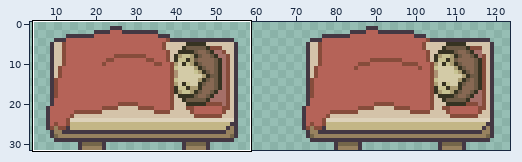
Edited in one commit: pixel-art file (assets/01_characters/03_pnjs/sleepingChild-sheet.aseprite). The first picture is a wide view before the edit; the outline marks the close-up.
Close-up. The starting point:
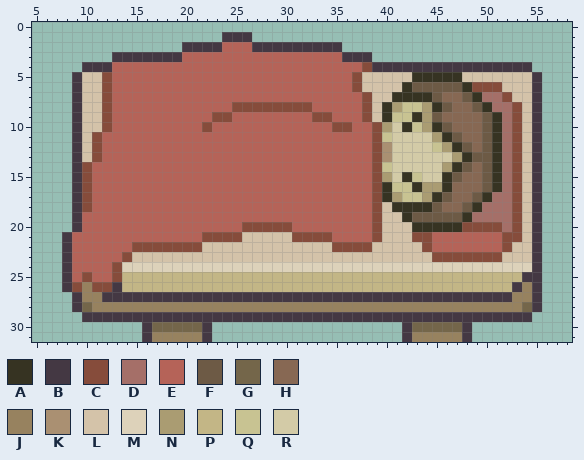
128x32 pixels, 1 frame. Shown: x 5..58, y 0..31. The wide view leaves out empty margins. The commit also changed other parts of the picture, which this record leaves out.
Palette (. is transparent): A #363322  B #443843  C #864c3b  D #a56f68  E #b56358  F #6d5a45  G #74664a  H #876853  J #97825f  K #aa9072  L #d4c3a9  M #ddd2ba  N #aa9c72  P #c3b686  Q #c8c392  R #d3cba7
Pixels before, first column x 8:
 1 ................BBB.............................
 2 ............BBBBEEEBBBBBBBBB....................
 3 .....BBBBBBBEEEEEEEEEEEEEEEEBBB.................
 4 ..BBBEEEEEEEEEEEEEEEEEEEEEEEEECBBBBBBBBBBBBBBBB.
 5 .BLLCEEEEEEEEEEEEEEEEEEEEEEEECLLLLLAAAAALLLLLLLB
 6 .BLLCEEEEEEEEEEEEEEEEEEEEEEEECLLLLAFFFFFACCCLLLB
 7 .BLLCEEEEEEEEEEEEEEEEEEEEEEEEECLLAAAAFHHFADDCLLB
 8 .BLLCEEEEEEEEEEEECCCCCCCCEEEEECLANQQNAFHHFADDCLB
 9 .BLLCEEEEEEEEEECCEEEEEEEECCEEECLAQQANFHHHHFADCLB
10 .BLLCEEEEEEEEECEEEEEEEEEEEECCEECNRAQNAFHHHFADCLB
11 .BLCEEEEEEEEEEEEEEEEEEEEEEEEEEECQRRRRNAFHHFADCLB
12 .BLCEEEEEEEEEEEEEEEEEEEEEEEEEEECKRRRRQNAFHFADCLB
13 .BLCEEEEEEEEEEEEEEEEEEEEEEEEEEECKRRRRRRNAFFADCLB
14 .BCEEEEEEEEEEEEEEEEEEEEEEEEEEEECQRRRRRNAFHFADCLB
15 .BCEEEEEEEEEEEEEEEEEEEEEEEEEEEECNRAQRRAFHHFADCLB
16 .BCEEEEEEEEEEEEEEEEEEEEEEEEEEEECAQQANNAHHHFADCLB
17 .BCEEEEEEEEEEEEEEEEEEEEEEEEEEEECANQQNAFHHFADDCLB
18 .BCEEEEEEEEEEEEEEEEEEEEEEEEEEEECLAAAAFHHFADDDCLB
19 .BEEEEEEEEEEEEEEEEEEEEEEEEEEEEECLLAFFFFFADDDDCLB
20 .BEEEEEEEEEEEEEEEECCCCCEEEEEEEECLLLAAAAACCCCDCLB
21 BEEEEEEEEEEEEECCCCLLLLLCCCCEEEECLLLCCEEEEEEECCLB
22 BEEEEEECCCCCCCLLLLLLLLLLLLLCCCCLLLLLCEEEEEEECLLB
23 BEEEEECLLLLLLLLLLLLLLLLLLLLLLLLLLLLLLCCCCCCCLLLB
24 BEEEECMMMMMMMMMMMMMMMMMMMMMMMMMMMMMMMMMMMMMMMMMB
25 BECEECPPPPPPPPPPPPPPPPPPPPPPPPPPPPPPPPPPPPPPPPBB
26 BCJCCBPPPPPPPPPPPPPPPPPPPPPPPPPPPPPPPPPPPPPPPBJB
27 .BJJBBBBBBBBBBBBBBBBBBBBBBBBBBBBBBBBBBBBBBBBBJJB
28 .BGJJJJJJJJJJJJJJJJJJJJJJJJJJJJJJJJJJJJJJJJJJJGB
29 ..BBBBBBBBBBBBBBBBBBBBBBBBBBBBBBBBBBBBBBBBBBBBB.
30 ........BGGGGGB...................BGGGGGB.......
31 ........BJJJJJB...................BJJJJJB.......
The result:
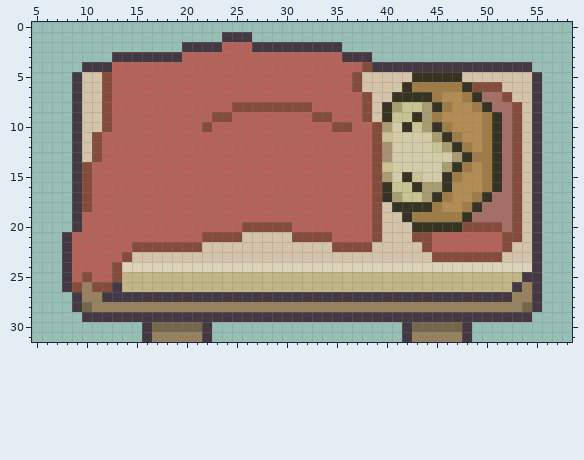
The exact change:
colour F: #6d5a45 -> #9f7c47
colour H: #876853 -> #b28c52
Changed places in both close-ups, as pixel boxes (x1, y1, x2, y2):
changed: (412, 82, 492, 222)
